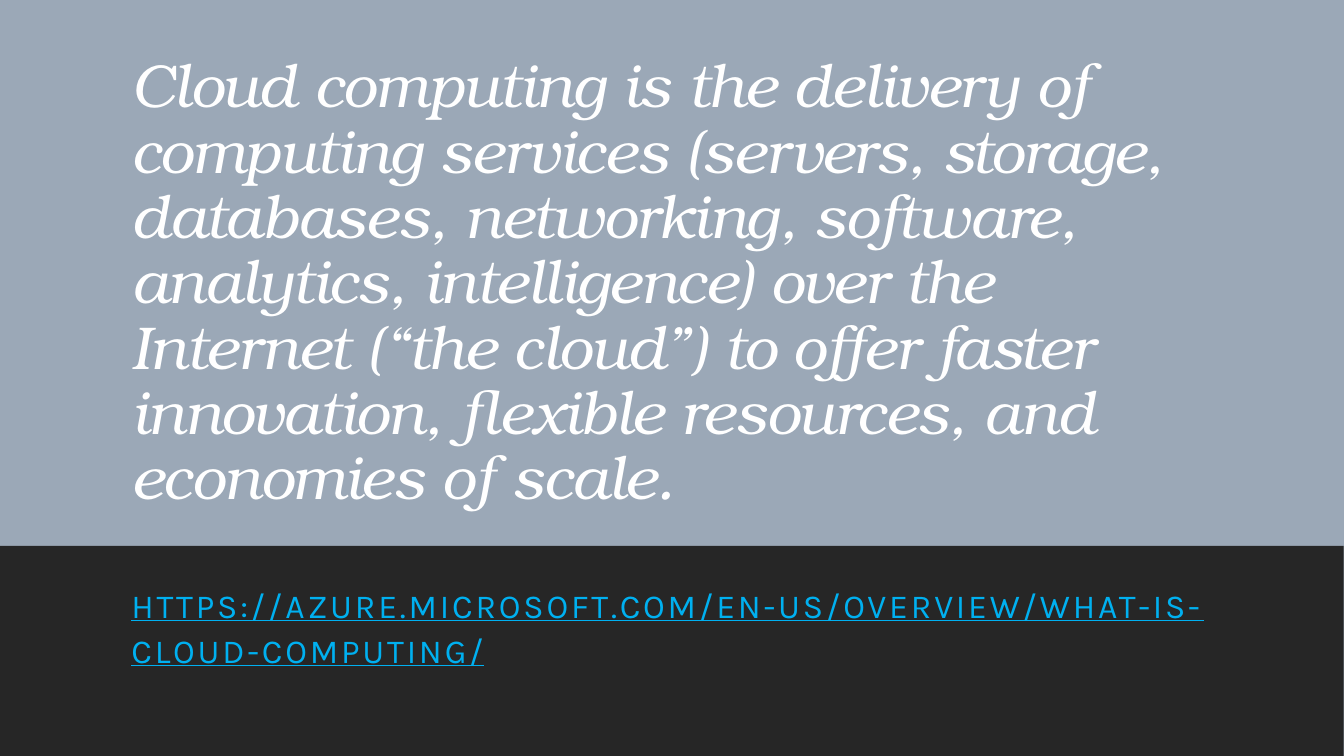
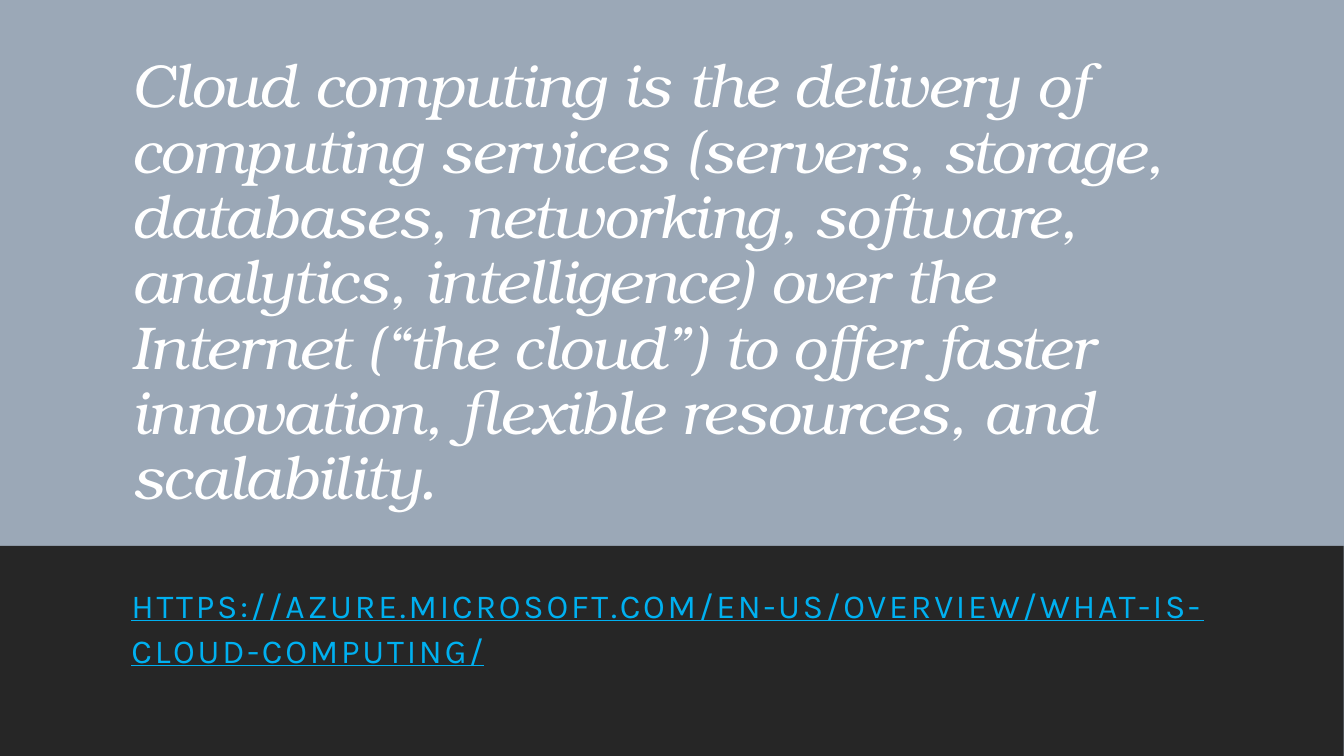
Before and after one commit to 2002-feb24-net/trainer-code, a slide deck: slide 2 of REPO_MarksCodeAndPPTs/DotNetPPTs/dotnetWeek4Ppts/D20_.NET_CloudComputingBasicsAndModels.pptx. Drawn at 1344x756 pixels with LibreOffice and Linux fonts; fonts in the diff are those of the drawing. Boxes give left, top, right and bottom in pixels: in the first picture for what was removed or moved away, otherwise in the second. Text is boxed around its words. In the diff, an @@ line names an element or a change of style, - is before the commit and + after.

Commit message:
modifies Cloud ppt

```diff
--- a/REPO_MarksCodeAndPPTs/DotNetPPTs/dotnetWeek4Ppts/D20_.NET_CloudComputingBasicsAndModels.pptx
+++ b/REPO_MarksCodeAndPPTs/DotNetPPTs/dotnetWeek4Ppts/D20_.NET_CloudComputingBasicsAndModels.pptx
@@ title at (x1=131, y1=64, x2=1163, y2=512): text changed @@
-Cloud computing is the delivery of computing services (servers, storage, databases, networking, software, analytics, intelligence) over the Internet (“the cloud”) to offer faster innovation, flexible resources, and economies of scale.
+Cloud computing is the delivery of computing services (servers, storage, databases, networking, software, analytics, intelligence) over the Internet (“the cloud”) to offer faster innovation, flexible resources, and scalability.
```
Also in this commit, not shown: 5 other slides changed, 4 other files.
